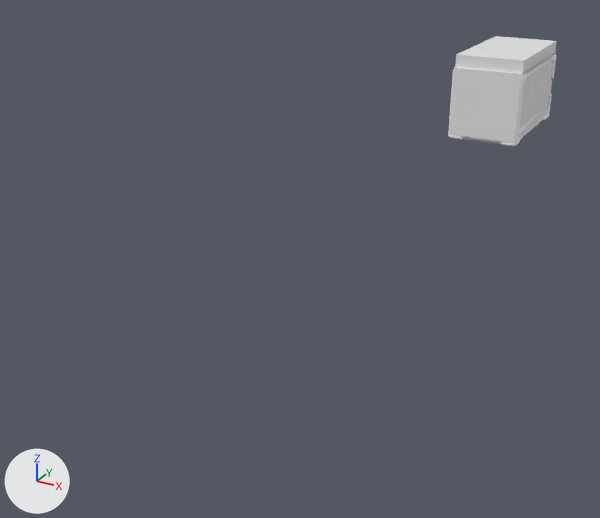
What one commit did to the glTF model assets/units/pd2_mod_zombies/equipment/weapon_buy_safe/weapon_buy_safe.glb.
Rendered twice from a 50 mm camera at (3.46, -13.92, 2.95) aimed at (-0.87, -6.05, -0.98). The axes (+X, +Y, +Z) are drawn at lower left. The lights are the same throughout. Where no turn or scale is listed for an object, it has been applied to the vertices. Vertices at the same position are counted once.

Names of what the first picture shows: 'c_box', 'c_funpolice', 'g_g'.
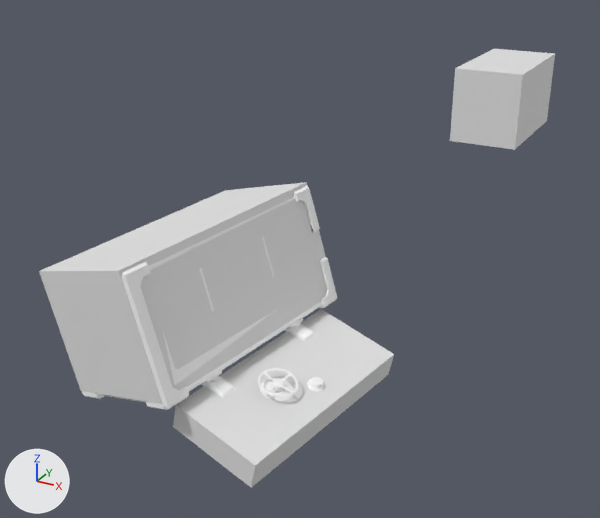
ob_anim_spawn is not drawn itself; it is the parent of ob_anim_door, ob_c_box, ob_g_g.
ob_anim_door is not drawn itself; it is the parent of ob_anim_door_combo, ob_anim_door_handle, ob_c_door, ob_g_door.
ob_anim_door_combo is not drawn itself; it is the parent of ob_g_door_combo.
ob_anim_door_handle is not drawn itself; it is the parent of ob_g_door_handle.

Changed parts and their boxes (x1, y1, x2, y2) in the pictures (600 x 518 px):
'c_box', moved, turned
    before: (449, 52, 556, 143)
    after: (39, 182, 327, 404)
'c_door', moved, turned
    before: (463, 138, 501, 144)
    after: (173, 309, 394, 488)
'c_funpolice', mesh rescaled, moved (164% taller)
    before: (455, 36, 557, 74)
    after: (450, 48, 555, 150)
'g_g', moved, turned
    before: (448, 54, 556, 147)
    after: (82, 186, 337, 410)
'g_door', moved, turned (not visible before)
    after: (201, 323, 315, 401)
'g_door_handle', moved, turned (not visible before)
    after: (258, 368, 299, 397)
'g_door_combo', moved, turned (not visible before)
    after: (307, 377, 325, 392)

Edits to the bpy script that builds the scene:
```text
Change me_cube_001:
    where me_cube_001.from_pydata(...)  # 8 vertices, 12 faces; spans x -0.5..0.5, y -0.98..0.98, z -0.1..0.1
    used by ob_c_funpolice; location = (0.0, -1.0, 0.7)
    me_cube_001 part 1: the whole mesh is scaled about its middle by (1, 1, 5.5), then moved by (0.0, 0.0, 0.45)
Change ob_c_funpolice:
    ob_c_funpolice.location: (0.0, -1.0, 0.7) -> (0.0, -1.0, -0.4)
Change ob_anim_spawn:
    ob_anim_spawn.location: (0.0, -0.0000149, 0.0) -> (0.0, -7.965, 0.0)
    ob_anim_spawn.rotation_euler: (0.0, 0.0, 0.0) -> (0.0457, -0.285, -0.181)  # degrees (0, 0, 0) -> degrees (2.6, -16, -10)
Change ob_anim_door:
    ob_anim_door.rotation_euler: (0.0, 0.0, 0.0) -> (0.0, -2.618, 0.0)  # degrees (0, 0, 0) -> degrees (0, -150, 0)
Change ob_anim_door_combo:
    ob_anim_door_combo.rotation_euler: (0.0, 0.0, 0.0) -> (0.0, 0.0, -0.0317)  # degrees (0, 0, 0) -> degrees (0, 0, -1.8)
Change ob_anim_door_handle:
    ob_anim_door_handle.rotation_euler: (0.0, 0.0, 0.0) -> (0.0, 0.0, 1.571)  # degrees (0, 0, 0) -> degrees (0, 0, 90)
```
